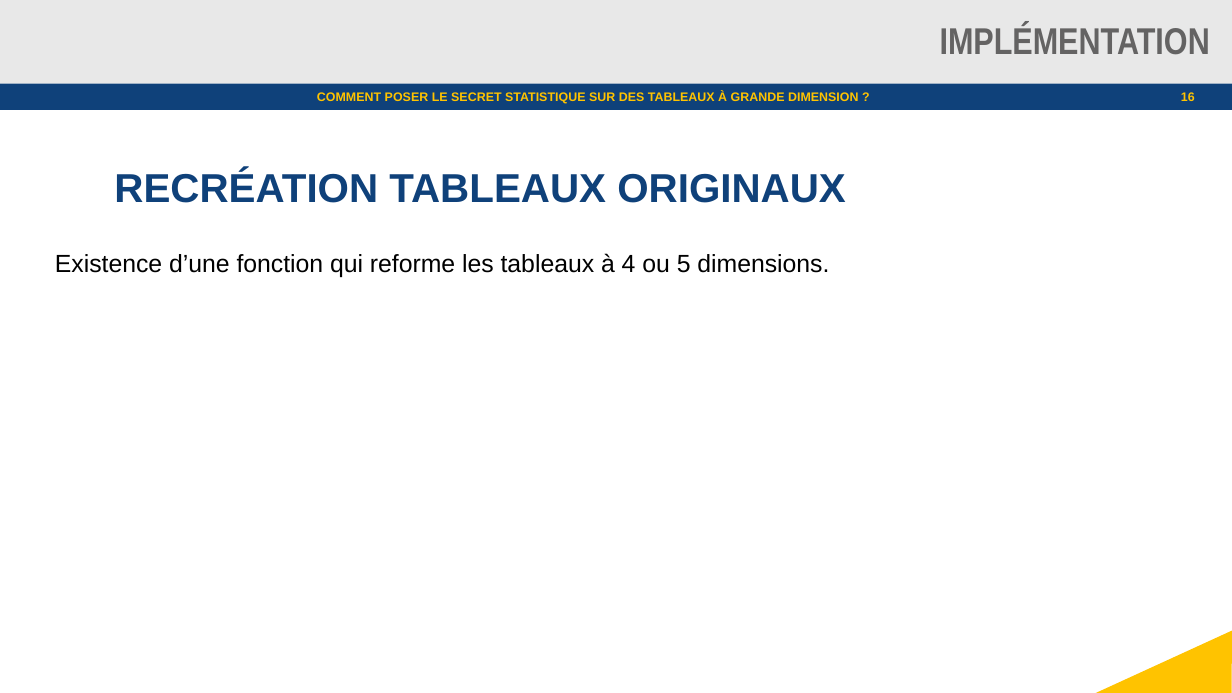
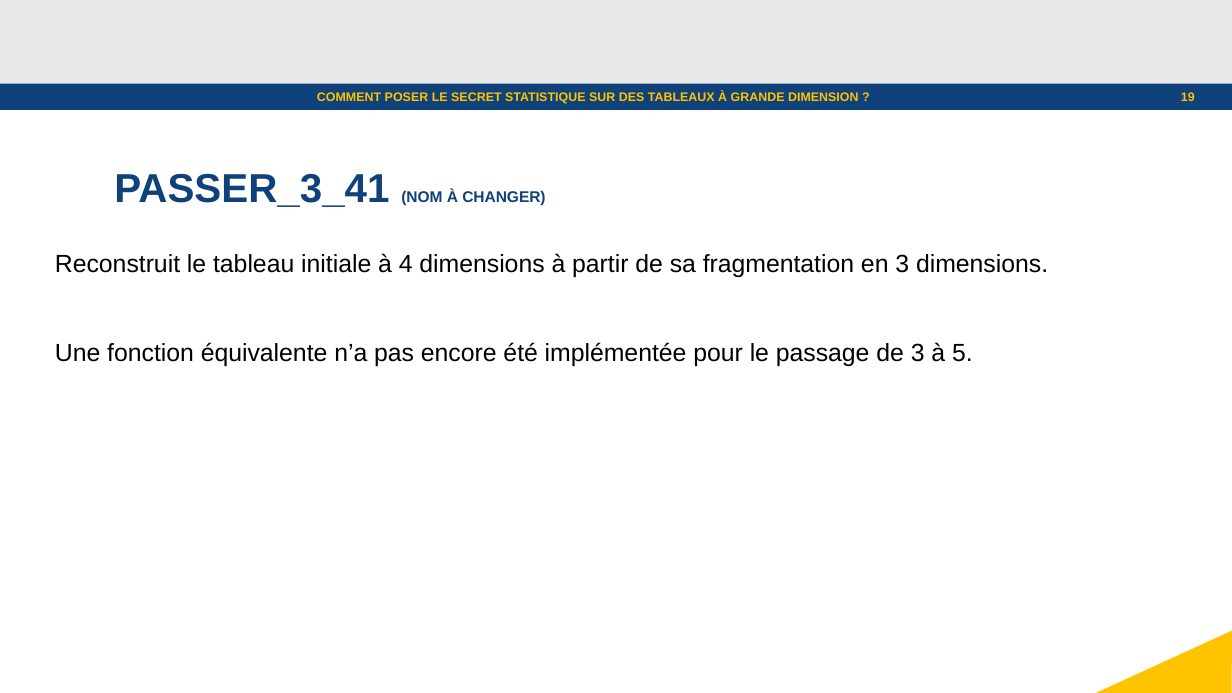
Before and after one commit to julienjamme/stage1A_2023, a slide deck: slide 19 of presentation_mi_parcours.odp (slide 16 before the commit). Drawn at 1232x693 pixels with LibreOffice and Linux fonts; fonts in the diff are those of the drawing; background and template pictures are left out. Boxes give left, top, right and bottom in pixels: in the first picture for what was removed or moved away, otherwise in the second. Text is boxed around its words. In the diff, an @@ line names an element or a change of style, - is before the commit and + after.

```diff
--- a/presentation_mi_parcours.odp
+++ b/presentation_mi_parcours.odp
@@ title removed at box(940, 24, 1210, 55) @@
-IMPLÉMENTATION
@@ text at box(114, 174, 545, 207): text changed; size 26 to 10 pt @@
-RECRÉATION TABLEAUX ORIGINAUX
+PASSER_3_41 (NOM À CHANGER)
@@ text at box(55, 253, 1048, 366): text changed @@
-Existence d’une fonction qui reforme les tableaux à 4 ou 5 dimensions.
+Reconstruit le tableau initiale à 4 dimensions à partir de sa fragmentation en 3 dimensions.
+Une fonction équivalente n’a pas encore été implémentée pour le passage de 3 à 5.
```
Also in this commit, not shown: 6 other slides changed, 2 slides added, 1 slide removed.
